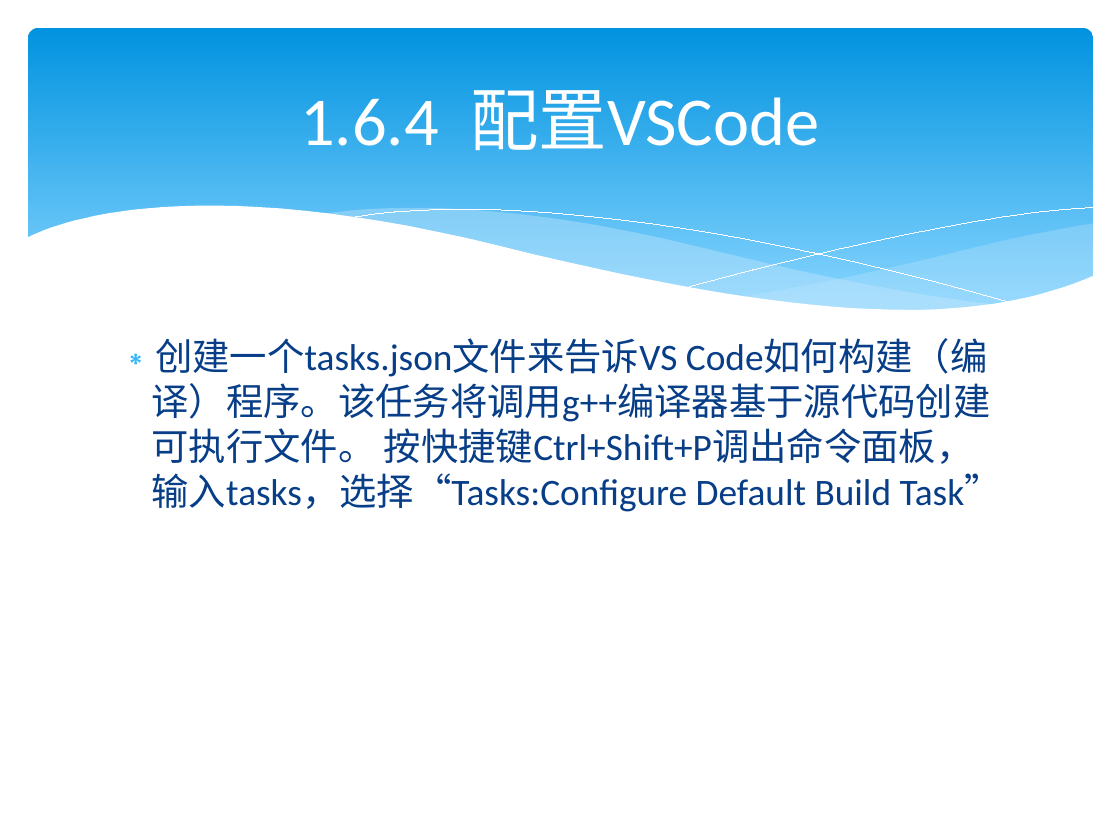
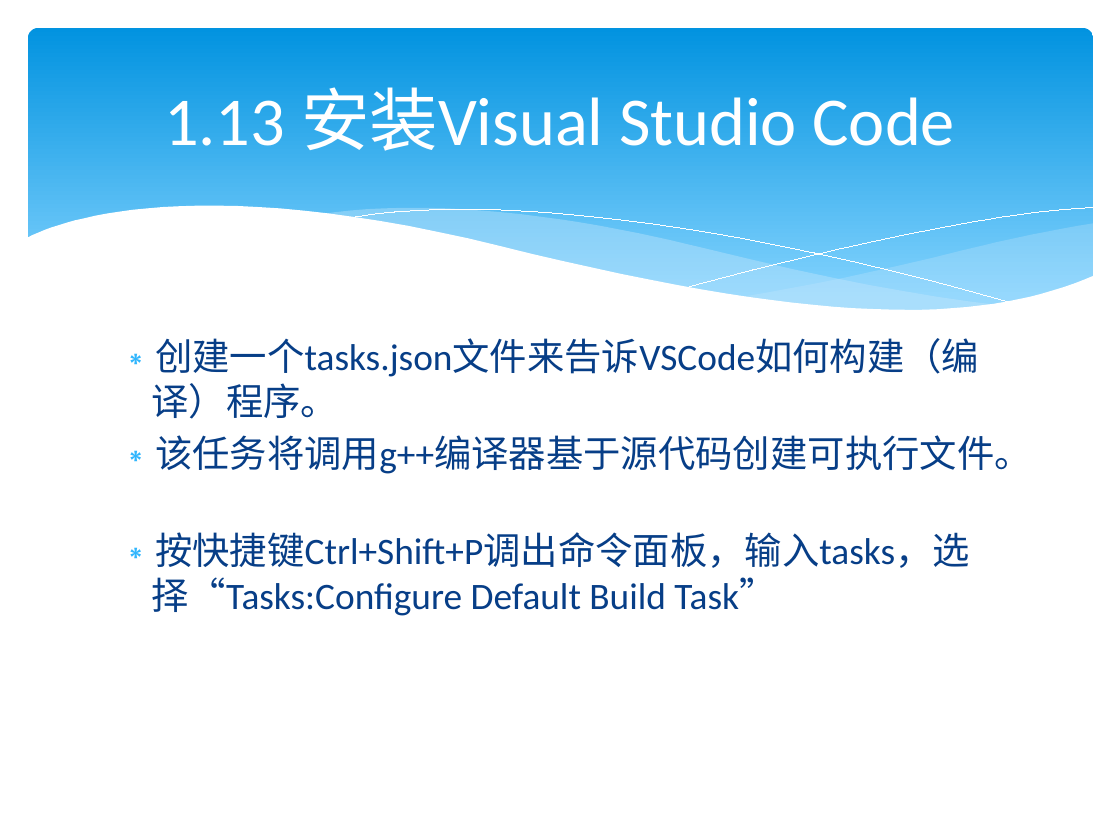
Before and after one commit to lamplight8/cpp, a slide deck: slide 137 of ppt/ch01_绪论.pptx (slide 84 before the commit). Drawn at 1120x840 pixels with LibreOffice and Linux fonts; fonts in the diff are those of the drawing. Boxes give left, top, right and bottom in pixels: in the first picture for what was removed or moved away, otherwise in the second. Text is boxed around its words. In the diff, an @@ line names an element or a change of style, - is before the commit and + after.

```diff
--- a/ppt/ch01_绪论.pptx
+++ b/ppt/ch01_绪论.pptx
@@ title at (164,87,955,151): text changed @@
-1.6.4 配置VSCode
+1.13 安装Visual Studio Code
@@ text at (152,338,1031,616): text changed @@
-∗ 创建一个tasks.json文件来告诉VS Code如何构建（编译）程序。该任务将调用g++编译器基于源代码创建可执行文件。 按快捷键Ctrl+Shift+P调出命令面板，输入tasks，选择“Tasks:Configure Default Build Task”
+∗ 创建一个tasks.json文件来告诉VSCode如何构建（编译）程序。
+∗ 该任务将调用g++编译器基于源代码创建可执行文件。
+∗ 按快捷键Ctrl+Shift+P调出命令面板，输入tasks，选择“Tasks:Configure Default Build Task”
```
Also in this commit, not shown: 76 other slides changed, 53 slides added, 32 slides removed, 43 other files.
